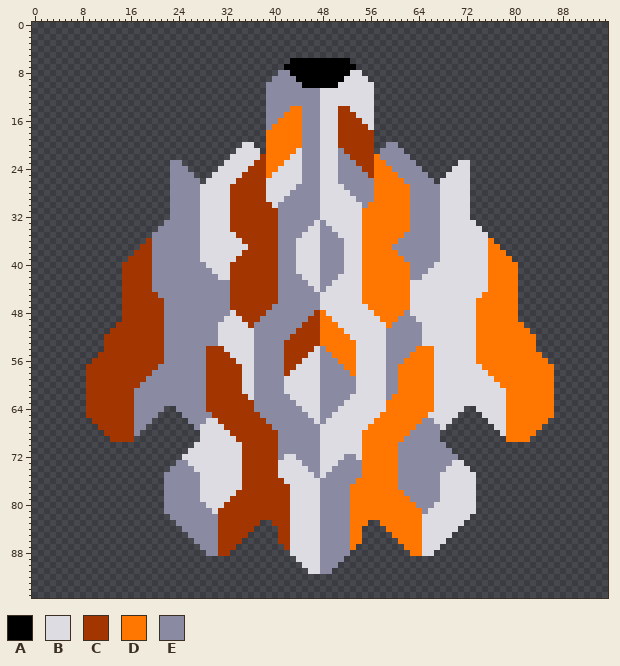
File history of a sprite sheet, sprites/blocks/turrets/celophane-preview.png. Above, as it was before the edit.
The file is 96x96 pixels.
Palette (. is transparent): A #000000  B #dcdce2  C #a33600  D #ff7700  E #8a8aa3
Once edited:
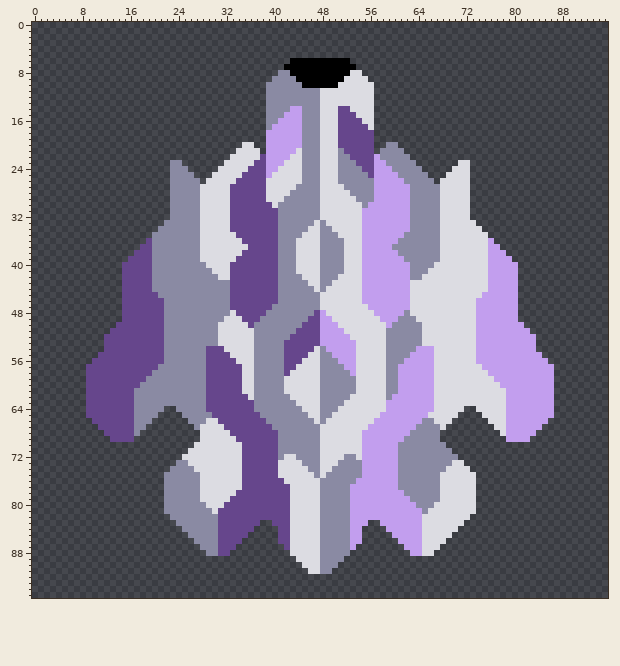
The exact change:
Colour C changes from #a33600 to #66468c.
Colour D changes from #ff7700 to #c29eee.
